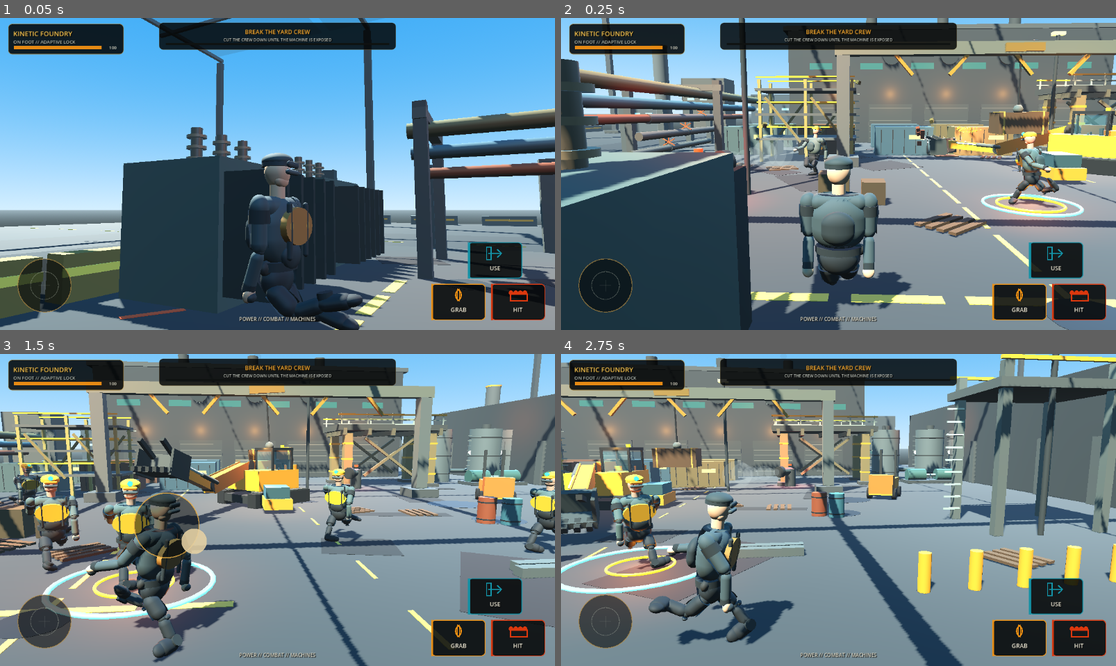
Above: before the commit, frames 1-4 (two rows, left to right).
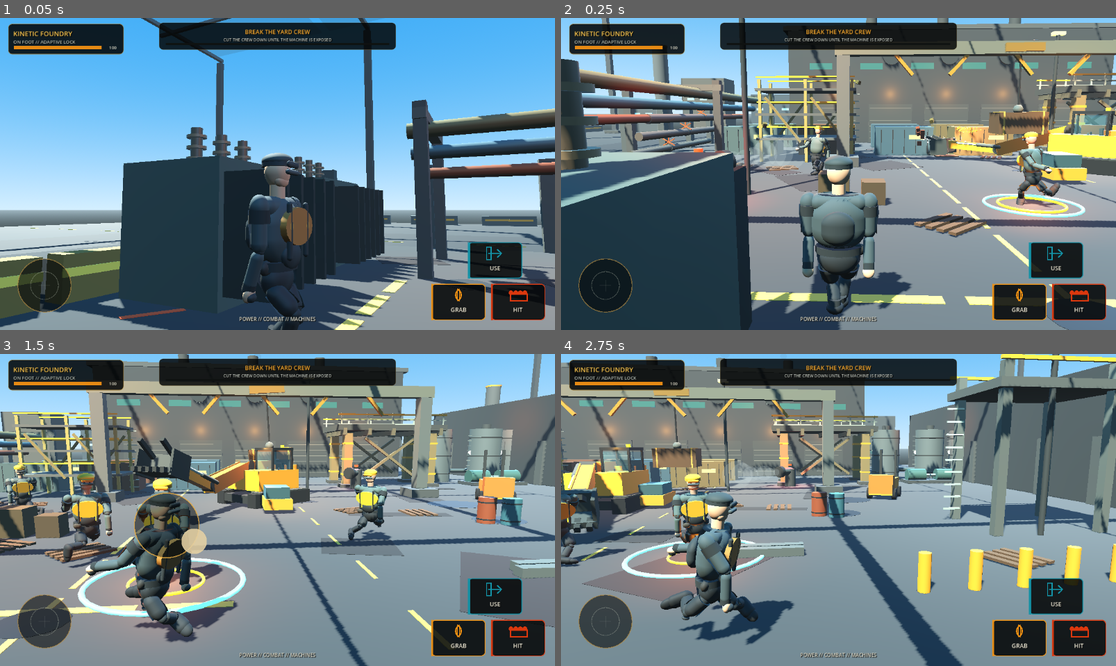
Above: after the commit, the same moments.

Repository: IssisX/kinetic-foundry-
Game: Godot game, scene res://Main.tscn
Same seed, same stepped clock (60 frames per second), same inputs: the game is played once before the commit and once after it.
Inputs (mouse positions are in pixels of both pictures, inside the frame that each line leads up to):
- Up to frame 1 (0.05 s): no input
- Up to frame 2 (0.25 s): no input
- Up to frame 3 (1.5 s): move the mouse to (399, 494) at 0.52 s; hold D 0.53-1.25 s; hold E 0.53-1.25 s; click (399, 494) at 0.67 s; drag from (166, 525) to (249, 572) at 1.27 s
- Up to frame 4 (2.75 s): move the mouse to (894, 441) at 2.02 s; hold D from 2.03 s (still down); hold K from 2.03 s (still down)

The runs differ from the first frame. In frame 1, 0.8% of the frame differs, in the area x 48-66%, y 87-100%; in frame 2, 1.5%; in frame 3, 10%, in the area x 0-100%, y 34-99%; in frame 4, 6.2%.

Commit message:
Drive leg chains from analytical world-space joints

Diff:
--- a/scripts/humanoid_motion.gd
+++ b/scripts/humanoid_motion.gd
@@ -743,29 +743,20 @@
         + perpendicular * bend
     )
 
-    var upper_direction := (
-        knee_position - hip_position
-    ).normalized()
     var root := _body()
     var world_right := (
         root.global_basis.x.normalized()
         if root != null
         else Vector3.RIGHT
     )
-    var y_axis := -upper_direction
-    var x_axis := (
-        world_right
-        - y_axis * world_right.dot(y_axis)
-    )
-    if x_axis.length_squared() < 0.001:
-        x_axis = forward.cross(y_axis)
-    x_axis = x_axis.normalized()
-    var z_axis := x_axis.cross(y_axis).normalized()
-    var world_basis := Basis(x_axis, y_axis, z_axis)
-    hip.basis = (
-        hip.get_parent().global_basis.inverse()
-        * world_basis
-    ).orthonormalized()
+    var upper_direction := (
+        knee_position - hip_position
+    ).normalized()
+    hip.global_basis = _bone_basis(
+        upper_direction,
+        world_right,
+        forward
+    )
 
     var cosine := clampf(
         (
@@ -777,10 +768,13 @@
         1.0
     )
     state.knee_flex = PI - acos(cosine)
-    knee.rotation = Vector3(
-        state.knee_flex,
-        0.0,
-        0.0
+    var lower_direction := (
+        state.ankle - knee_position
+    ).normalized()
+    knee.global_basis = _bone_basis(
+        lower_direction,
+        world_right,
+        forward
     )
 
     var desired_foot_basis := _foot_basis(
@@ -788,11 +782,24 @@
         state.side,
         state.foot_pitch
     )
-    foot.basis = (
-        foot.get_parent().global_basis.inverse()
-        * desired_foot_basis
-    ).orthonormalized()
+    foot.global_basis = desired_foot_basis
     state.reach = raw_distance / LEG_LEN
+
+func _bone_basis(
+        down: Vector3,
+        right_hint: Vector3,
+        forward_hint: Vector3
+) -> Basis:
+    var y_axis := -down.normalized()
+    var x_axis := (
+        right_hint
+        - y_axis * right_hint.dot(y_axis)
+    )
+    if x_axis.length_squared() < 0.001:
+        x_axis = forward_hint.cross(y_axis)
+    x_axis = x_axis.normalized()
+    var z_axis := x_axis.cross(y_axis).normalized()
+    return Basis(x_axis, y_axis, z_axis).orthonormalized()
 
 func _pose_upper_body(speed: float) -> void:
     var speed_scale := clampf(
--- a/scripts/visual_capture.gd
+++ b/scripts/visual_capture.gd
@@ -43,7 +43,10 @@
     await _settle_frames(8)
     _capture("06_breached_route.png")
 
-    await _stage_gait_observables()
+    var gait_ok: bool = await _stage_gait_observables()
+    if not gait_ok:
+        get_tree().quit(4)
+        return
 
     print("CAPTURE_SUITE_OK dir=", capture_dir)
     get_tree().quit(0)
@@ -187,7 +190,7 @@
     game.hud.set_context("ACCESS OPEN // DEBRIS REMAINS IN WORLD")
     _camera(gate.global_position + Vector3(11.0, 7.0, -12.0), gate.global_position + Vector3(0.0, 1.6, 0.0), 52.0)
 
-func _stage_gait_observables() -> void:
+func _stage_gait_observables() -> bool:
     _show_all_enemies(false)
     game.excavator.visible = false
     game.player.visible = true
@@ -199,8 +202,7 @@
     var rig = game.player._rig
     if rig == null:
         push_error("CAPTURE_GAIT_RIG_MISSING")
-        get_tree().quit(3)
-        return
+        return false
     rig.reset_gait_state()
     rig.set_gait_debug_enabled(true)
 
@@ -275,8 +277,9 @@
         rig.get_gait_acceptance_window()
     )
     print("GAIT_ACCEPTANCE ", JSON.stringify(acceptance))
-    _assert_gait_acceptance(acceptance)
+    var accepted := _gait_acceptance_passes(acceptance)
     rig.set_gait_debug_enabled(false)
+    return accepted
 
 func _advance_gait_frame(rig, velocity: Vector3) -> void:
     const STEP := 1.0 / 60.0
@@ -292,7 +295,7 @@
     )
     await get_tree().physics_frame
 
-func _assert_gait_acceptance(data: Dictionary) -> void:
+func _gait_acceptance_passes(data: Dictionary) -> bool:
     var valid: bool = (
         data.duration >= 3.99
         and data.left_stance_fraction > 0.52
@@ -309,7 +312,7 @@
             "GAIT_ACCEPTANCE_FAILED %s"
             % JSON.stringify(data)
         )
-        get_tree().quit(4)
+    return valid
 
 func _set_machine_hud() -> void:
     if game.hud.has_method("set_machine_profile") and game.excavator.has_method("get_control_profile"):
Not shown, changed: .capture-request
